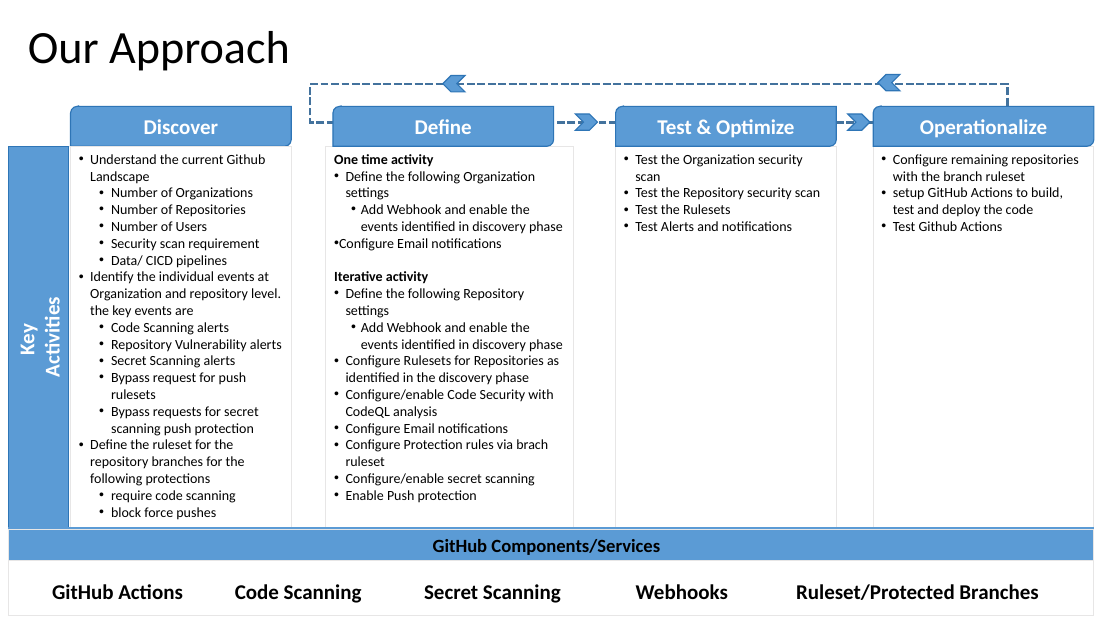
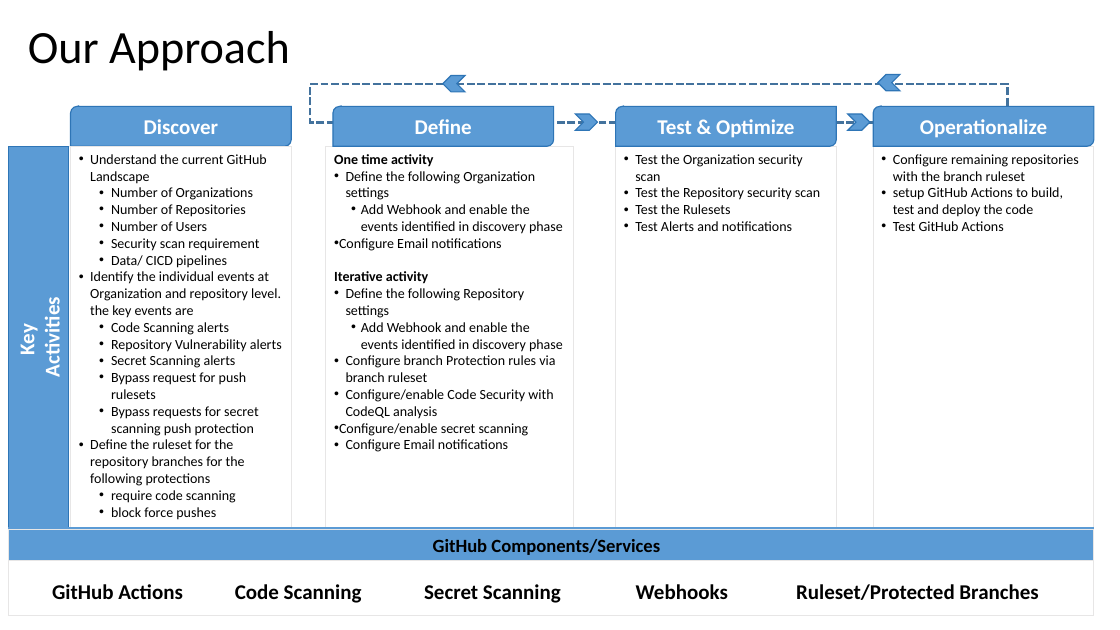
Before and after one commit to SreeBooster/github_csa, a slide deck: slide 2 of gitHub_presentation.pptx. Drawn at 1120x630 pixels with LibreOffice and Linux fonts; fonts in the diff are those of the drawing. Boxes give left, top, right and bottom in pixels: in the first picture for what was removed or moved away, otherwise in the second. Text is boxed around its words. In the diff, an @@ line names an element or a change of style, - is before the commit and + after.

```diff
--- a/gitHub_presentation.pptx
+++ b/gitHub_presentation.pptx
@@ text in rectangle at bbox=[90, 154, 267, 184]: text changed @@
-• Understand the current Github Landscape
+• Understand the current GitHub Landscape
@@ text in rectangle at bbox=[893, 221, 1004, 231]: text changed @@
-• Test Github Actions
+• Test GitHub Actions
@@ text in rectangle at bbox=[346, 355, 555, 382]: text changed @@
-  • Configure Rulesets for Repositories as identified in the discovery phase
+  • Configure branch Protection rules via branch ruleset
@@ text in rectangle at bbox=[339, 423, 529, 436]: paragraph added @@
+  • Configure/enable secret scanning
@@ text in rectangle at bbox=[346, 439, 548, 503]: paragraphs removed @@
-  • Configure Protection rules via brach ruleset
-  • Configure/enable secret scanning
-  • Enable Push protection
```
Also in this commit, not shown: 1 other slide changed.
